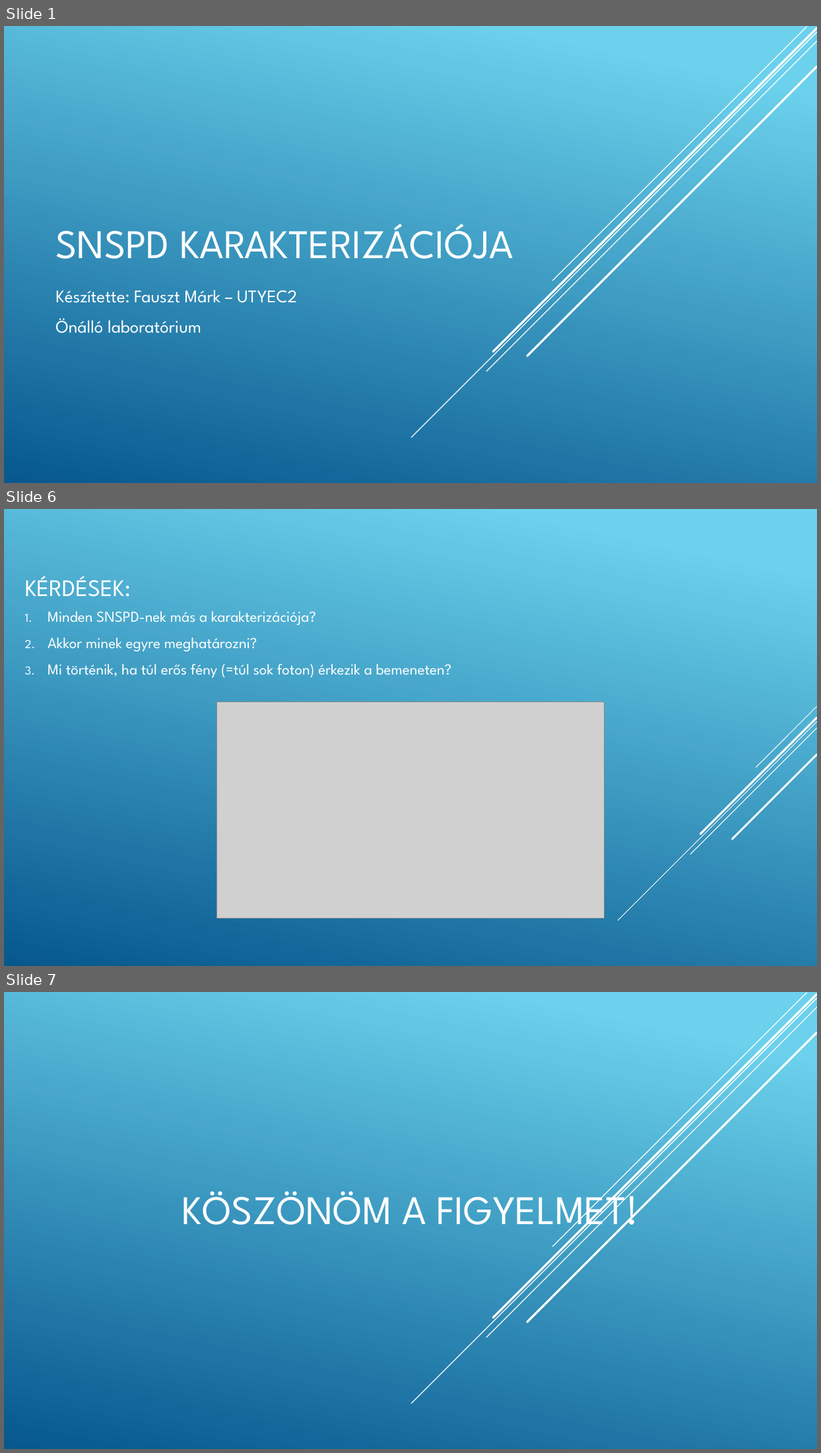
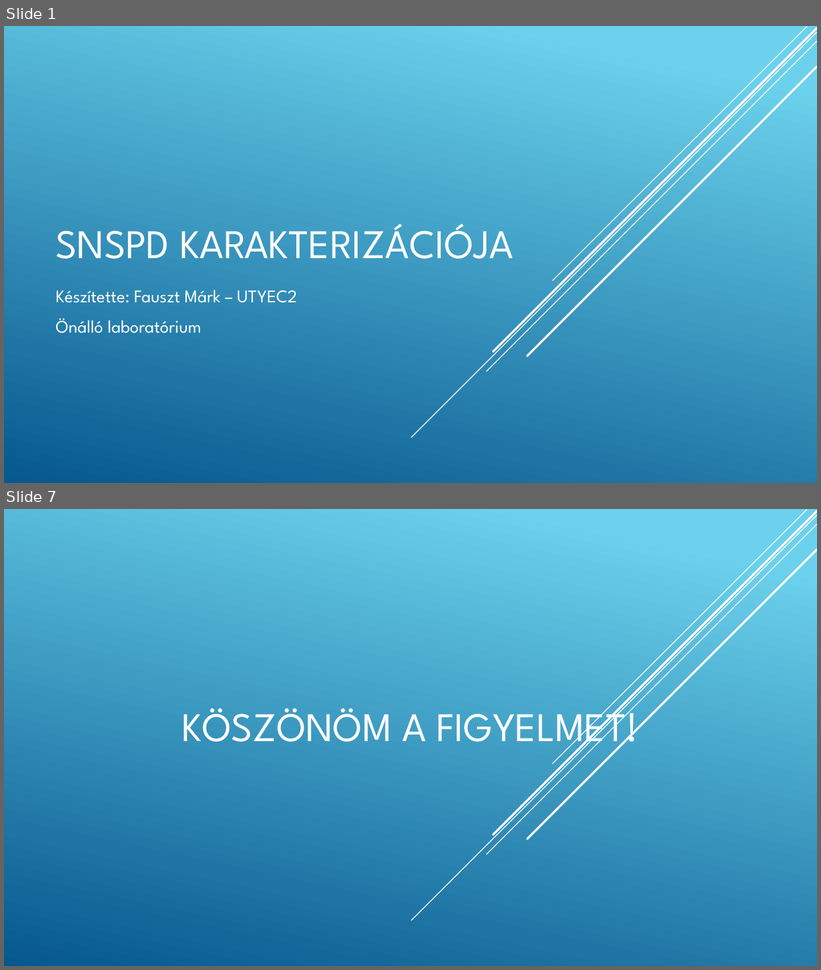
Before and after one commit to fausztmark/projektjeim, a slide deck: önlab/UTYEC2.pptx. Shown one above the other, each under a label of ours: slides 1, 6 and 7 before the commit, slides 1 and 7 after it; the slides between them are not shown. The pictures are 821x1453 and 821x970 pixels, drawn with LibreOffice and Linux fonts; fonts in the diff are those of the drawing; grey boxes stand for pictures. Boxes give left, top, right and bottom in pixels: in the first picture for what was removed or moved away, otherwise in the second. Text is boxed around its words. In the diff, an @@ line names an element or a change of style, - is before the commit and + after.

```diff
--- a/önlab/UTYEC2.pptx
+++ b/önlab/UTYEC2.pptx
@@ slide 6 removed at box(4, 509, 817, 966), background gradient #6ED2EB to #06588E @@
@@ title removed at box(25, 576, 131, 597) @@
-KÉRDÉSEK:
@@ text removed at box(48, 611, 452, 678) @@
-1. Minden SNSPD-nek más a karakterizációja?
-2. Akkor minek egyre meghatározni?
-3. Mi történik, ha túl erős fény (=túl sok foton) érkezik a bemeneten?
@@ picture removed at box(217, 702, 604, 918) @@
@@ group removed at box(618, 706, 817, 921): 5 lines @@
```
Also in this commit, not shown: 4 slides changed, 1 slide added, 2 other files.
